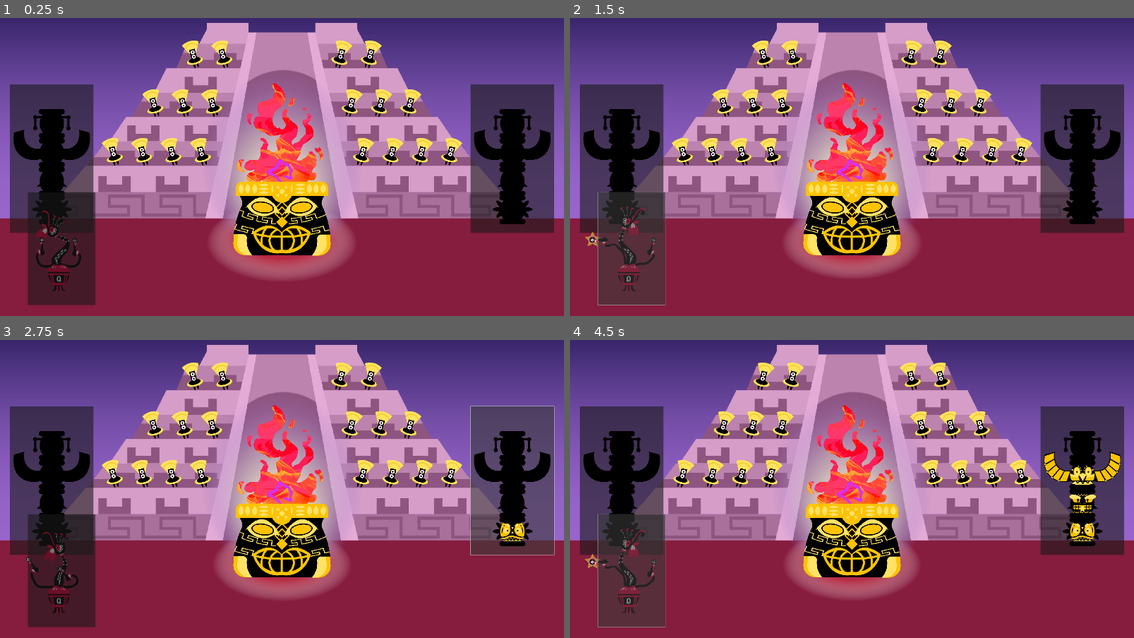
Above: before the commit, frames 1-4 (two rows, left to right).
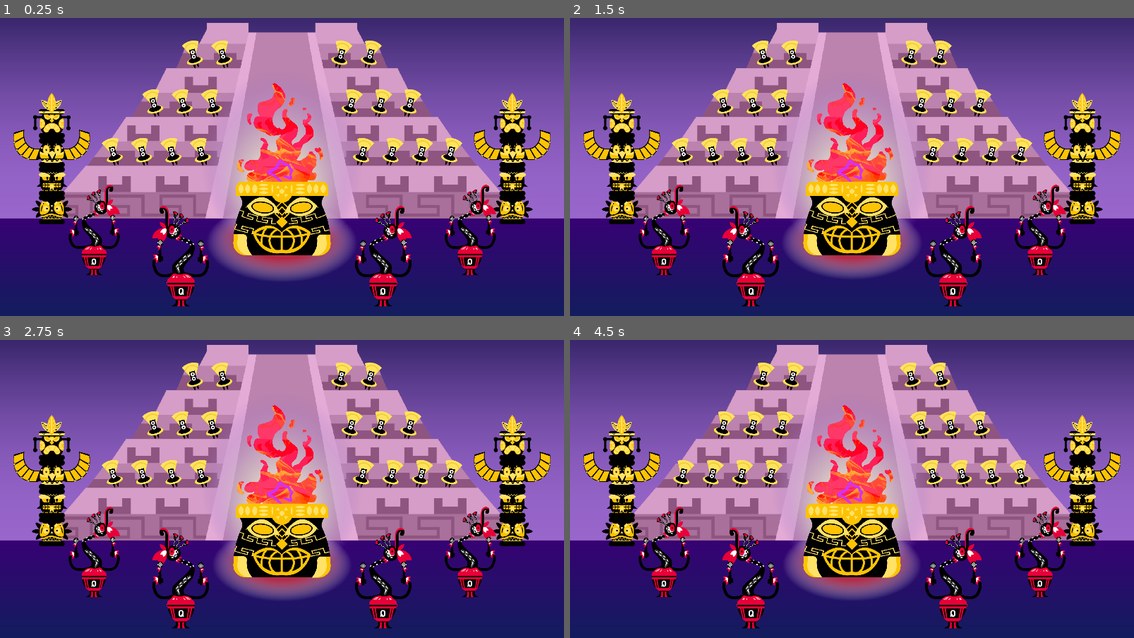
Above: after the commit, the same moments.

Repository: ElMagoRubio/SummerJam2025
Game: Godot game, scene res://scenes/main_scene.tscn
The game is run twice, just before and just after one commit, with the same random seed, the same clock (stepped at 60 frames per second) and the same inputs. Before the commit the project has no main scene; this scene is started directly in both runs.
Inputs (mouse positions are in pixels of both pictures, inside the frame that each line leads up to):
- Up to frame 1 (0.25 s): no input
- Up to frame 2 (1.5 s): click (632, 247) at 0.52 s; click (632, 247) at 1.27 s
- Up to frame 3 (2.75 s): click (513, 480) at 2.02 s
- Up to frame 4 (4.5 s): click (1083, 480) at 2.77 s; click (1083, 480) at 3.52 s; click (632, 569) at 4.27 s

The runs differ from the first frame. In frame 1, 44% of the frame differs, in the area x 0-100%, y 17-100%; in frame 2, 44%; in frame 3, 44%; in frame 4, 43%.

Commit message:
Update main_scene colour

Diff:
--- a/make_fire_godot/assets/sprites/drums/Drum_O.svg
+++ b/make_fire_godot/assets/sprites/drums/Drum_O_1.svg
@@ -4,10 +4,6 @@
     <style>
       .cls-1 {
         fill: #fff;
-        font-family: Bahnschrift-Bold, Bahnschrift;
-        font-size: 45px;
-        font-variation-settings: 'wght' 700, 'wdth' 100;
-        font-weight: 700;
       }
 
       .cls-2 {
@@ -27,6 +23,6 @@
     <polygon class="cls-2" points="107.67 87.49 102.19 87.49 111.31 40.86 118.17 40.86 107.67 87.49"/>
     <path class="cls-2" d="M60.71,134.64v-28.37h-9.2c.8,4.51,2.73,19.74-5.45,28.37h14.65Z"/>
     <path class="cls-2" d="M79.65,106.28h-9.2v28.37h14.65c-8.18-8.63-6.25-23.86-5.45-28.37Z"/>
-    <text class="cls-1" transform="translate(49.98 80.36)"><tspan x="0" y="0">O</tspan></text>
+    <path class="cls-1" d="M64.51,80.69c-2.34,0-4.39-.49-6.14-1.46-1.75-.97-3.11-2.35-4.08-4.12s-1.45-3.84-1.45-6.2v-9.05c0-2.37.48-4.44,1.45-6.21.97-1.76,2.33-3.13,4.08-4.11,1.75-.97,3.8-1.46,6.14-1.46s4.39.49,6.14,1.46,3.11,2.34,4.08,4.11c.97,1.77,1.45,3.83,1.45,6.21v9.05c0,2.36-.48,4.42-1.45,6.2s-2.33,3.15-4.08,4.12c-1.75.97-3.8,1.46-6.14,1.46ZM64.51,74.67c1.64,0,2.96-.51,3.94-1.54.99-1.03,1.48-2.38,1.48-4.06v-9.36c0-1.7-.49-3.06-1.48-4.08-.99-1.02-2.3-1.53-3.94-1.53s-2.96.51-3.94,1.53c-.99,1.02-1.48,2.38-1.48,4.08v9.36c0,1.68.49,3.04,1.48,4.06.99,1.03,2.3,1.54,3.94,1.54Z"/>
   </g>
 </svg>
--- a/make_fire_godot/assets/sprites/drums/Drum_P.svg
+++ b/make_fire_godot/assets/sprites/drums/Drum_P_1.svg
@@ -4,10 +4,6 @@
     <style>
       .cls-1 {
         fill: #fff;
-        font-family: Bahnschrift-Bold, Bahnschrift;
-        font-size: 45px;
-        font-variation-settings: 'wght' 700, 'wdth' 100;
-        font-weight: 700;
       }
 
       .cls-2 {
@@ -27,6 +23,6 @@
     <polygon class="cls-2" points="107.67 87.49 102.19 87.49 111.31 40.86 118.17 40.86 107.67 87.49"/>
     <path class="cls-2" d="M60.71,134.64v-28.37h-9.2c.8,4.51,2.73,19.74-5.45,28.37h14.65Z"/>
     <path class="cls-2" d="M79.65,106.28h-9.2v28.37h14.65c-8.18-8.63-6.25-23.86-5.45-28.37Z"/>
-    <text class="cls-1" transform="translate(51.93 80.36)"><tspan x="0" y="0">P</tspan></text>
+    <path class="cls-1" d="M55.45,80.36v-31.95h6.02v31.95h-6.02ZM58.19,67.96v-5.8h10.22c1.08,0,1.96-.36,2.64-1.09.67-.72,1.01-1.68,1.01-2.87s-.33-2.19-1-2.91c-.67-.73-1.55-1.09-2.65-1.09h-10.22v-5.8h10.06c2.02,0,3.78.41,5.28,1.22,1.5.81,2.67,1.95,3.5,3.42s1.25,3.19,1.25,5.16-.42,3.68-1.25,5.14-2.01,2.6-3.52,3.41-3.27,1.21-5.27,1.21h-10.06Z"/>
   </g>
 </svg>
--- a/make_fire_godot/assets/sprites/drums/Drum_Q.svg
+++ b/make_fire_godot/assets/sprites/drums/Drum_Q_1.svg
@@ -4,10 +4,6 @@
     <style>
       .cls-1 {
         fill: #fff;
-        font-family: Bahnschrift-Bold, Bahnschrift;
-        font-size: 45px;
-        font-variation-settings: 'wght' 700, 'wdth' 100;
-        font-weight: 700;
       }
 
       .cls-2 {
@@ -27,6 +23,6 @@
     <polygon class="cls-2" points="107.67 87.49 102.19 87.49 111.31 40.86 118.17 40.86 107.67 87.49"/>
     <path class="cls-2" d="M60.71,134.64v-28.37h-9.2c.8,4.51,2.73,19.74-5.45,28.37h14.65Z"/>
     <path class="cls-2" d="M79.65,106.28h-9.2v28.37h14.65c-8.18-8.63-6.25-23.86-5.45-28.37Z"/>
-    <text class="cls-1" transform="translate(50.68 80.36)"><tspan x="0" y="0">Q</tspan></text>
+    <path class="cls-1" d="M65.2,80.69c-2.34,0-4.39-.49-6.14-1.46-1.75-.97-3.11-2.35-4.08-4.12s-1.45-3.84-1.45-6.2v-9.05c0-2.37.48-4.44,1.45-6.21.97-1.76,2.33-3.13,4.08-4.11,1.75-.97,3.8-1.46,6.14-1.46s4.39.49,6.14,1.46,3.11,2.34,4.08,4.11c.97,1.77,1.45,3.83,1.45,6.21v9.05c0,2.36-.48,4.42-1.45,6.2s-2.33,3.15-4.08,4.12c-1.75.97-3.8,1.46-6.14,1.46ZM65.2,74.67c1.64,0,2.96-.51,3.94-1.54.99-1.03,1.48-2.38,1.48-4.06v-9.36c0-1.7-.49-3.06-1.48-4.08-.99-1.02-2.3-1.53-3.94-1.53s-2.96.51-3.94,1.53c-.99,1.02-1.48,2.38-1.48,4.08v9.36c0,1.68.49,3.04,1.48,4.06.99,1.03,2.3,1.54,3.94,1.54ZM76.61,80.88l-12.35-9.38,3.21-4.06,12.35,9.36-3.21,4.09Z"/>
   </g>
 </svg>
--- a/make_fire_godot/assets/sprites/drums/Drum_W.svg
+++ b/make_fire_godot/assets/sprites/drums/Drum_W_1.svg
@@ -4,10 +4,6 @@
     <style>
       .cls-1 {
         fill: #fff;
-        font-family: Bahnschrift-Bold, Bahnschrift;
-        font-size: 45px;
-        font-variation-settings: 'wght' 700, 'wdth' 100;
-        font-weight: 700;
       }
 
       .cls-2 {
@@ -27,6 +23,6 @@
     <polygon class="cls-2" points="107.67 87.49 102.19 87.49 111.31 40.86 118.17 40.86 107.67 87.49"/>
     <path class="cls-2" d="M60.71,134.64v-28.37h-9.2c.8,4.51,2.73,19.74-5.45,28.37h14.65Z"/>
     <path class="cls-2" d="M79.65,106.28h-9.2v28.37h14.65c-8.18-8.63-6.25-23.86-5.45-28.37Z"/>
-    <text class="cls-1" transform="translate(46.89 80.36)"><tspan x="0" y="0">W</tspan></text>
+    <path class="cls-1" d="M57.42,69.72l6.11-21.31h4.83l6.11,21.31,4.11-21.31h6.2l-7.36,31.95h-5.67l-5.67-22.32-5.93,22.32h-5.67l-7.36-31.95h6.2l4.11,21.31Z"/>
   </g>
 </svg>
--- /dev/null
+++ b/make_fire_godot/drums.gd
@@ -0,0 +1,3 @@
+extends Node2D
+
+const num_drums = 4
--- a/make_fire_godot/project.godot
+++ b/make_fire_godot/project.godot
@@ -11,6 +11,7 @@
 [application]
 
 config/name="make_fire_godot"
+run/main_scene="uid://bj5y3expj8h4h"
 config/features=PackedStringArray("4.4", "Forward Plus")
 
 [display]
--- a/make_fire_godot/scenes/dancer.tscn
+++ b/make_fire_godot/scenes/dancer.tscn
@@ -1,6 +1,6 @@
 [gd_scene load_steps=3 format=3 uid="uid://f0am0bajc314"]
 
-[ext_resource type="Script" uid="uid://bcupcx5kcjcpx" path="res://scripts/ui/dancer.gd" id="1_sbecm"]
+[ext_resource type="Script" path="res://scripts/controllers/dancer.gd" id="1_sbecm"]
 [ext_resource type="Texture2D" uid="uid://ctsbxfvysxlb1" path="res://assets/sprites/dancer/CH_Bailarin.svg" id="2_2hymp"]
 
 [node name="Dancer" type="Node2D"]
--- a/make_fire_godot/scenes/main_scene.tscn
+++ b/make_fire_godot/scenes/main_scene.tscn
@@ -2,7 +2,7 @@
 
 [ext_resource type="Script" uid="uid://ce1iwr0oeb3oc" path="res://scenes/main_scene.gd" id="1_7ykc4"]
 [ext_resource type="PackedScene" uid="uid://dpbuoytncr662" path="res://scenes/totem.tscn" id="1_w2twt"]
-[ext_resource type="Texture2D" uid="uid://did3cf8xm5u6r" path="res://assets/sprites/background/BG_Piramide-01.svg" id="2_gubc5"]
+[ext_resource type="Texture2D" uid="uid://ccpgaygkjrnjt" path="res://assets/sprites/background/BG_Piramide-01.png" id="2_c16ls"]
 [ext_resource type="PackedScene" uid="uid://dd0ttixkhq8n" path="res://scenes/fire.tscn" id="2_pw63i"]
 [ext_resource type="PackedScene" uid="uid://f0am0bajc314" path="res://scenes/dancer.tscn" id="4_pu3yx"]
 [ext_resource type="PackedScene" uid="uid://cxq28dsu7s8tn" path="res://scenes/sombra_fuego.tscn" id="6_rt2n2"]
@@ -14,7 +14,7 @@
 [node name="Background" type="TextureRect" parent="."]
 offset_right = 1920.0
 offset_bottom = 1080.0
-texture = ExtResource("2_gubc5")
+texture = ExtResource("2_c16ls")
 
 [node name="Sombra_fuego" parent="." instance=ExtResource("6_rt2n2")]
 position = Vector2(960, 800)
@@ -155,6 +155,20 @@
 position = Vector2(380, 56)
 scale = Vector2(0.5, 0.5)
 
-[node name="Player" parent="." instance=ExtResource("7_c16ls")]
-position = Vector2(200, 848)
-scale = Vector2(0.2, 0.2)
+[node name="Player1" parent="." instance=ExtResource("7_c16ls")]
+position = Vector2(320, 776)
+scale = Vector2(-0.225, 0.225)
+
+[node name="Player2" parent="." instance=ExtResource("7_c16ls")]
+position = Vector2(1600, 776)
+rotation = 3.14159
+scale = Vector2(0.225, -0.225)
+
+[node name="Player3" parent="." instance=ExtResource("7_c16ls")]
+position = Vector2(1304, 864)
+rotation = 3.14159
+scale = Vector2(0.25, -0.25)
+
+[node name="Player4" parent="." instance=ExtResource("7_c16ls")]
+position = Vector2(616, 864)
+scale = Vector2(0.25, 0.25)
--- a/make_fire_godot/scenes/player.tscn
+++ b/make_fire_godot/scenes/player.tscn
@@ -1,6 +1,6 @@
 [gd_scene load_steps=12 format=3 uid="uid://bdl4vu83jn5tc"]
 
-[ext_resource type="Script" uid="uid://dxr68s2sbln2w" path="res://player.gd" id="1_y4r1p"]
+[ext_resource type="Script" path="res://scripts/controllers/player.gd" id="1_y4r1p"]
 [ext_resource type="Texture2D" uid="uid://blgv0ljkevcrf" path="res://assets/sprites/drummer/Golpe (1).png" id="2_d2wvv"]
 [ext_resource type="Texture2D" uid="uid://cpairvhst8oog" path="res://assets/sprites/drummer/Golpe (2).png" id="3_3v2ag"]
 [ext_resource type="Texture2D" uid="uid://d3hakhfbjb74n" path="res://assets/sprites/drummer/Golpe (4).png" id="4_jej6c"]
@@ -64,6 +64,7 @@
 animation = &"idle"
 
 [node name="PlayNote" type="Button" parent="."]
+visible = false
 offset_left = -528.0
 offset_top = -944.0
 offset_right = 624.0
--- a/make_fire_godot/scenes/sombra_fuego.tscn
+++ b/make_fire_godot/scenes/sombra_fuego.tscn
@@ -1,6 +1,6 @@
 [gd_scene load_steps=3 format=3 uid="uid://cxq28dsu7s8tn"]
 
-[ext_resource type="Script" uid="uid://coclvb6ptbahe" path="res://scripts/ui/sombra_fuego.gd" id="1_tw8o0"]
+[ext_resource type="Script" path="res://scripts/controllers/sombra_fuego.gd" id="1_tw8o0"]
 [ext_resource type="Texture2D" uid="uid://b1g6irrmk1ekn" path="res://assets/sprites/background/BG_Sombra.svg" id="2_adhht"]
 
 [node name="Sombra_fuego" type="Node2D"]
--- a/make_fire_godot/scenes/totem.tscn
+++ b/make_fire_godot/scenes/totem.tscn
@@ -1,6 +1,6 @@
 [gd_scene load_steps=7 format=3 uid="uid://dpbuoytncr662"]
 
-[ext_resource type="Script" uid="uid://bsamoo3k6u08a" path="res://scripts/ui/totem.gd" id="1_8pvge"]
+[ext_resource type="Script" uid="uid://bsamoo3k6u08a" path="res://scripts/controllers/totem.gd" id="1_8pvge"]
 [ext_resource type="Texture2D" uid="uid://citkjdj8tmtvt" path="res://assets/sprites/totem/BG_Totem_Body.svg" id="1_qfxbw"]
 [ext_resource type="Texture2D" uid="uid://c3cnsmjr3lf4p" path="res://assets/sprites/totem/BG_Totem_1.svg" id="2_8pvge"]
 [ext_resource type="Texture2D" uid="uid://s3mc3e07i6yx" path="res://assets/sprites/totem/BG_Totem_2.svg" id="3_qxnbm"]
@@ -11,6 +11,7 @@
 script = ExtResource("1_8pvge")
 
 [node name="Button" type="Button" parent="."]
+visible = false
 anchors_preset = 8
 anchor_left = 0.5
 anchor_top = 0.5
--- a/make_fire_godot/scripts/ui/totem.gd
+++ b/make_fire_godot/scripts/controllers/totem.gd
@@ -6,7 +6,7 @@
 @onready var light_4 = $LightLvl4
 @onready var button = $Button
 
-@onready var level = 0
+@onready var level = 4
 
 func _process(delta) -> void:
 	if (level == 0):
Binary file added: make_fire_godot/assets/sprites/background/BG_Piramide-01.png
Not shown, changed: make_fire_godot/assets/sprites/background/BG_Piramide-01.png.import
Not shown, added: make_fire_godot/assets/sprites/drums/Drum_O_1.svg.import
Not shown, changed: make_fire_godot/assets/sprites/drums/Drum_P_1.svg.import
Not shown, changed: make_fire_godot/assets/sprites/drums/Drum_Q_1.svg.import
Not shown, changed: make_fire_godot/assets/sprites/drums/Drum_W_1.svg.import
Not shown, added: make_fire_godot/drums.gd.uid
Renamed: make_fire_godot/scripts/ui/dancer.gd -> make_fire_godot/scripts/controllers/dancer.gd
Renamed: make_fire_godot/scripts/ui/dancer.gd.uid -> make_fire_godot/scripts/controllers/dancer.gd.uid
Renamed: make_fire_godot/player.gd -> make_fire_godot/scripts/controllers/player.gd
Renamed: make_fire_godot/player.gd.uid -> make_fire_godot/scripts/controllers/player.gd.uid
Renamed: make_fire_godot/scripts/ui/sombra_fuego.gd -> make_fire_godot/scripts/controllers/sombra_fuego.gd
(and 3 more such lines)
